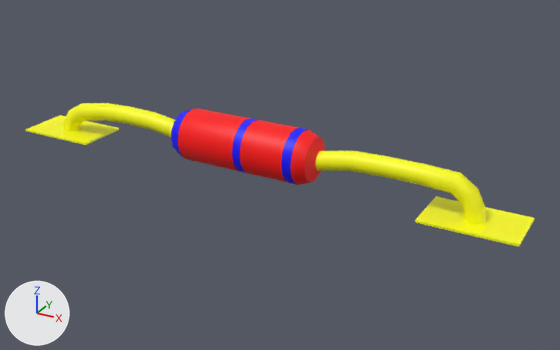
One commit to the FBX model Assets/Diode/diode.fbx: the scene before it, then after it.
Camera for both pictures: a camera (50 mm lens) standing at (-0.4205, 0.3861, 0.1329) and looking at (-0.5047, 0.5391, 0.0564). Lighting does not change. The marker at lower left points along +X, +Y and +Z.

In view in the first picture: 'diode'.
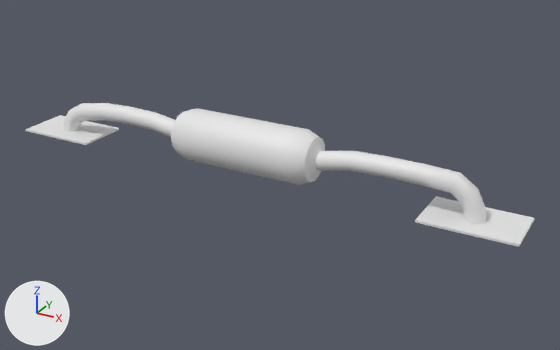
The newer file is also turned or shifted as a whole; pictures and numbers use the older file's frame.

Scene script edits in JSON lines:
```json
{"op": "add", "block": "mat_diode", "code": ["mat_diode = principled_material('diode')", "mat_diode.base_color = (0.8, 0.8, 0.8)  # white #e7e7e7"]}
{"block": "me_cylinder_017", "where": "me_cylinder_017.from_pydata(...)  # 384 vertices, 364 faces; spans x -0.0686..0.0686, y -0.0073..0.0073, z -0.0067..0.0067"}
{"block": "me_cylinder_017", "where": "# used by ob_diode; location = (-0.5133, 0.5377, 0.063)"}
{"block": "me_cylinder_017", "change": "me_cylinder_017 part 1: all 64 faces that had it switch from mat_tt_color_00_001 (red #ff0000) to mat_diode (white #e7e7e7)"}
{"block": "me_cylinder_017", "change": "me_cylinder_017 part 2: all 64 faces that had it switch from mat_tt_color_01_002 (blue #0000ff) to mat_diode (white #e7e7e7)"}
{"block": "me_cylinder_017", "change": "me_cylinder_017 part 3: all 236 faces that had it switch from mat_tt_color_03_001 (yellow #ffff00) to mat_diode (white #e7e7e7)"}
```

What differs and where, as boxes (x1, y1, x2, y2) in the pictures (560 x 350 px):
```json
{"part": 1, "of": "me_cylinder_017", "change": "recoloured", "before": [178, 108, 325, 185], "after": [178, 108, 325, 185], "on screen": "red to white"}
{"part": 2, "of": "me_cylinder_017", "change": "recoloured", "before": [171, 109, 309, 185], "after": [171, 109, 309, 185], "on screen": "blue to white"}
{"part": 3, "of": "me_cylinder_017", "change": "recoloured", "before": [26, 103, 535, 247], "after": [26, 103, 535, 247], "on screen": "yellow to white"}
```
